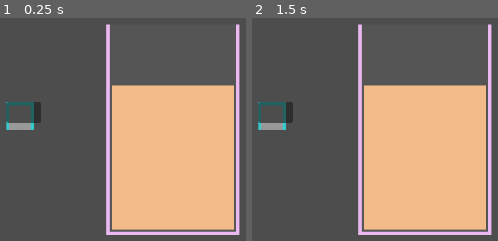
Above: before the commit, frames 1-2 (left to right).
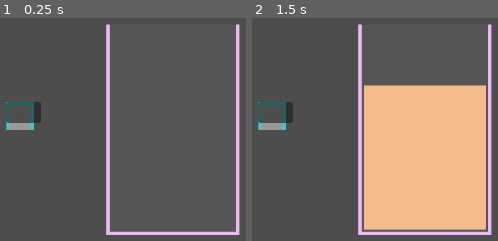
Above: after the commit, the same moments.

Repository: thejenniferwang-maker/APCS_Final_Project
Game: Godot game, scene res://node_2d.tscn
Same seed, same stepped clock (60 frames per second), same inputs: the game is played once before the commit and once after it.
Inputs (mouse positions are in pixels of both pictures, inside the frame that each line leads up to):
- Up to frame 1 (0.25 s): no input
- Up to frame 2 (1.5 s): tap Enter at 0.5 s; move the mouse to (outside the picture) at 0.52 s; click (outside the picture) at 0.67 s; tap Space at 1.25 s; move the mouse to (281, 142) at 1.27 s; click (281, 142) at 1.42 s

The runs differ from the first frame. In frame 1, 32% of the frame differs, in the area x 45-96%, y 30-96%; in frame 2, nothing differs.

Commit message:
Order and Star Update (5/11/26)
Theoretical, temporary code for order and star system created in a different scene.

Diff:
--- a/node_2d.tscn
+++ b/node_2d.tscn
@@ -39,6 +39,7 @@
 script = ExtResource("2_0hol4")
 
 [node name="The Drink" type="Panel" parent="Cup" unique_id=2109933037]
+visible = false
 material = SubResource("CanvasItemMaterial_epypp")
 layout_mode = 1
 anchors_preset = -1
--- /dev/null
+++ b/order.gd
@@ -0,0 +1,25 @@
+extends Node2D
+
+# Called when the node enters the scene tree for the first time.
+func _ready() -> void:
+	$regularAndTapioca.visible = false
+	$regularAndJelly.visible = false
+	$taroAndTapioca.visible = false
+	$taroAndJelly.visible = false
+
+	var drinkOrder = ["regular", "taro"].pick_random()
+	var toppingOrder = ["tapioca", "jelly"].pick_random()
+
+	if drinkOrder == "regular" and toppingOrder == "tapioca":
+		$regularAndTapioca.visible = true
+	if drinkOrder == "regular" and toppingOrder == "jelly":
+		$regularAndJelly.visible = true
+	if drinkOrder == "taro" and toppingOrder == "tapioca":
+		$taroAndTapioca.visible = true
+	if drinkOrder == "taro" and toppingOrder == "jelly":
+		$taroAndJelly.visible = true
+
+
+# Called every frame. 'delta' is the elapsed time since the previous frame.
+func _process(delta: float) -> void:
+	pass
--- /dev/null
+++ b/order.tscn
@@ -0,0 +1,14 @@
+[gd_scene format=3 uid="uid://bvgurw34d52fp"]
+
+[ext_resource type="Script" uid="uid://ddnmp3j3ya5qw" path="res://order.gd" id="1_vwbfx"]
+
+[node name="Order" type="Node2D" unique_id=1004506854]
+script = ExtResource("1_vwbfx")
+
+[node name="regularAndTapioca" type="Sprite2D" parent="." unique_id=1895178524]
+
+[node name="regularAnJelly" type="Sprite2D" parent="." unique_id=307533045]
+
+[node name="taroAndTapioca" type="Sprite2D" parent="." unique_id=937466383]
+
+[node name="taroAndJelly" type="Sprite2D" parent="." unique_id=1508829755]
--- /dev/null
+++ b/stars.gd
@@ -0,0 +1,11 @@
+extends Node2D
+
+
+# Called when the node enters the scene tree for the first time.
+func _ready() -> void:
+	pass # Replace with function body.
+
+
+# Called every frame. 'delta' is the elapsed time since the previous frame.
+func _process(delta: float) -> void:
+	pass
Not shown, added: order.gd.uid
Binary file added: star.png
Not shown, added: star.png.import
Not shown, added: stars.gd.uid
